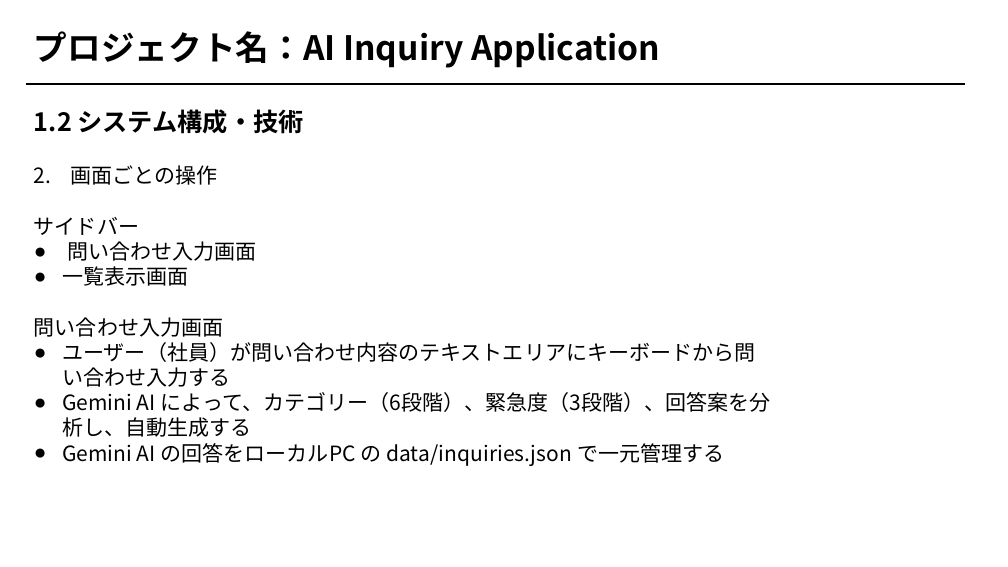
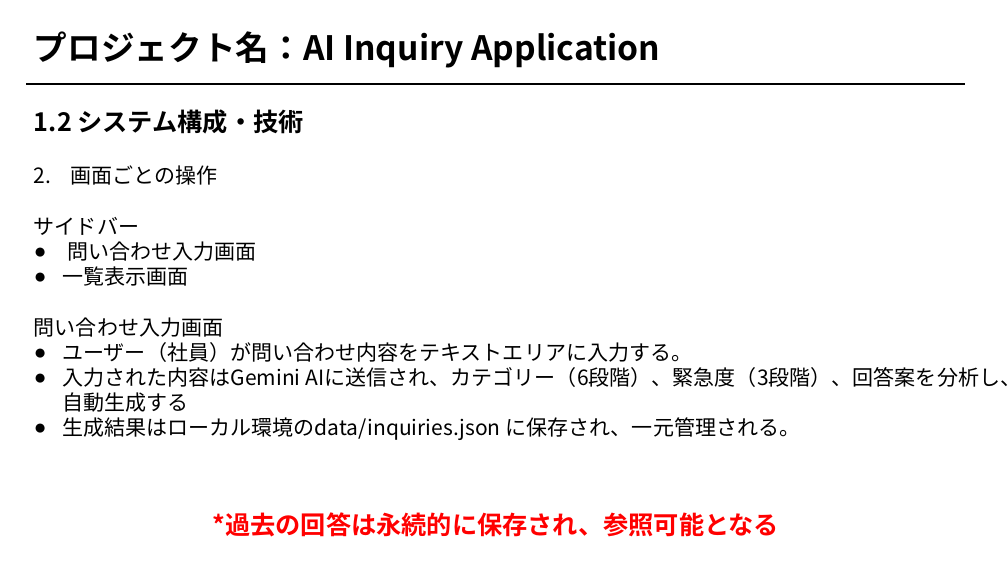
Before and after one commit to Oak-aim/ai-inquiry-application, a slide deck: slide 3 of AI 問い合わせアプリ.pptx. Drawn at 1008x567 pixels with LibreOffice and Linux fonts; fonts in the diff are those of the drawing. Boxes give left, top, right and bottom in pixels: in the first picture for what was removed or moved away, otherwise in the second. Text is boxed around its words. In the diff, an @@ line names an element or a change of style, - is before the commit and + after.

```diff
--- a/AI 問い合わせアプリ.pptx
+++ b/AI 問い合わせアプリ.pptx
@@ text at box(62, 342, 1008, 440): text changed @@
-● ユーザー（社員）が問い合わせ内容のテキストエリアにキーボードから問い合わせ入力する
-● Gemini AI によって、カテゴリー（6段階）、緊急度（3段階）、回答案を分析し、自動生成する
-● Gemini AI の回答をローカルPC の data/inquiries.json で一元管理する
+● ユーザー（社員）が問い合わせ内容をテキストエリアに入力する。
+● 入力された内容はGemini AIに送信され、カテゴリー（6段階）、緊急度（3段階）、回答案を分析し、自動生成する
+● 生成結果はローカル環境のdata/inquiries.json に保存され、一元管理される。
@@ text added at box(212, 512, 779, 537), 24 pt, text #FF0000, bold @@
+*過去の回答は永続的に保存され、参照可能となる
```
Also in this commit, not shown: 8 other slides changed.
